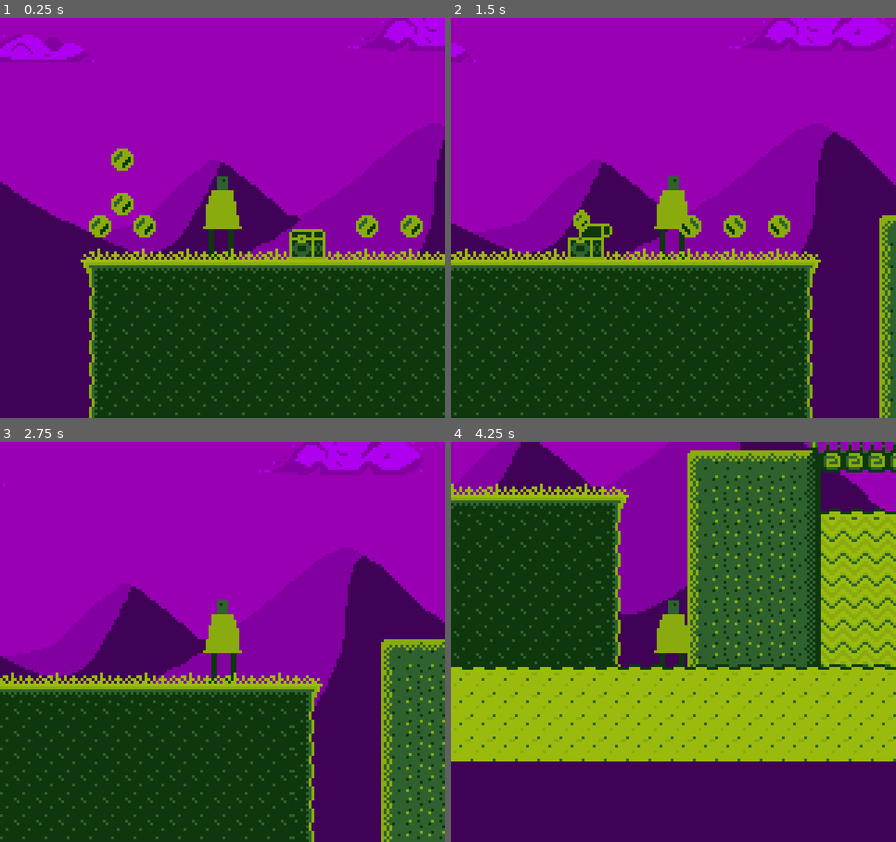
Above: before the commit, frames 1-4 (two rows, left to right).
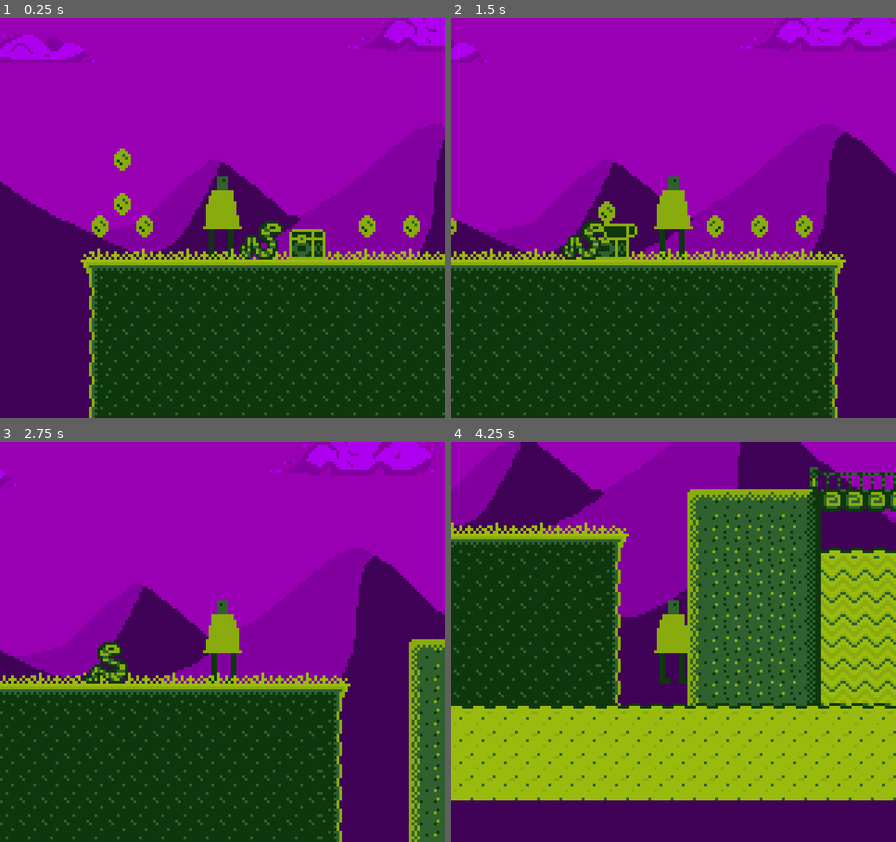
Above: after the commit, the same moments.

Repository: gutino/gamedev_studies
Game: Godot game, scene res://Assets/Levels/Level1/Level1.tscn
Same seed, same stepped clock (60 frames per second), same inputs: the game is played once before the commit and once after it.
Inputs:
- Up to frame 1 (0.25 s): no input
- Up to frame 2 (1.5 s): hold Right (ui_right) from 0.53 s (still down); tap Z (attack) at 0.6 s; tap Space (ui_accept) at 0.77 s; tap Shift (sprint) at 1.35 s
- Up to frame 3 (2.75 s): tap Space (ui_accept) at 1.52 s; release Right (ui_right) at 2.03 s; hold Left (ui_left) from 2.03 s (still down); tap Z (attack) at 2.1 s
- Up to frame 4 (4.25 s): release Left (ui_left) at 2.78 s; hold Right (ui_right) from 2.78 s (still down); tap Shift (sprint) at 2.85 s; tap Space (ui_accept) at 3.02, 3.77 s; tap Z (attack) at 3.6 s

The runs differ from the first frame. In frame 1, 1.4% of the frame differs, in the area x 20-95%, y 32-61%; in frame 2, 15%; in frame 3, 15%; in frame 4, 37%, in the area x 0-100%, y 0-90%.

Commit message:
Added Snake Enemy WIP

Diff:
--- a/TMB_1/Assets/Actors/Characters/OurGuy/OurGuy.tscn
+++ b/TMB_1/Assets/Actors/Characters/OurGuy/OurGuy.tscn
@@ -72,6 +72,9 @@
 func DisengageAttack():
 	self._Attacking = false
 
+func OnDamage():
+	self.get_tree().reload_current_scene()
+
 func _on_JumpTimer_timeout():
 	_IsJumping = false
 
--- /dev/null
+++ b/TMB_1/Assets/Actors/Characters/OurSnek/OurSnek.gd
@@ -0,0 +1,12 @@
+extends KinematicBody2D
+
+func OnBodyEntered(body):
+	if body.has_method("OnDamage"):
+		body.OnDamage()
+	pass
+
+func _physics_process(delta):
+	self.move_and_slide(Vector2(5,5))
+
+func _ready():
+	pass
--- /dev/null
+++ b/TMB_1/Assets/Actors/Characters/OurSnek/OurSnek.tscn
@@ -0,0 +1,64 @@
+[gd_scene load_steps=10 format=2]
+
+[ext_resource path="res://Assets/Actors/Characters/OurSnek/OurSnek.gd" type="Script" id=1]
+[ext_resource path="res://Assets/Actors/Characters/OurSnek/OurSnek.png" type="Texture" id=2]
+
+[sub_resource type="AtlasTexture" id=1]
+atlas = ExtResource( 2 )
+region = Rect2( 0, 0, 16, 16 )
+
+[sub_resource type="AtlasTexture" id=2]
+atlas = ExtResource( 2 )
+region = Rect2( 16, 0, 16, 16 )
+
+[sub_resource type="AtlasTexture" id=3]
+atlas = ExtResource( 2 )
+region = Rect2( 32, 0, 16, 16 )
+
+[sub_resource type="AtlasTexture" id=4]
+atlas = ExtResource( 2 )
+region = Rect2( 48, 0, 16, 16 )
+
+[sub_resource type="SpriteFrames" id=5]
+animations = [ {
+"frames": [ SubResource( 1 ), SubResource( 2 ), SubResource( 3 ), SubResource( 4 ) ],
+"loop": true,
+"name": "New Anim",
+"speed": 4.0
+} ]
+
+[sub_resource type="RectangleShape2D" id=6]
+extents = Vector2( 8, 7.5 )
+
+[sub_resource type="Animation" id=7]
+resource_name = "New Anim"
+length = 2.0
+loop = true
+tracks/0/type = "value"
+tracks/0/path = NodePath("AnimatedSprite:frame")
+tracks/0/interp = 1
+tracks/0/loop_wrap = true
+tracks/0/imported = false
+tracks/0/enabled = true
+tracks/0/keys = {
+"times": PoolRealArray( 0, 0.5, 1, 1.5 ),
+"transitions": PoolRealArray( 1, 1, 1, 1 ),
+"update": 1,
+"values": [ 0, 1, 0, 3 ]
+}
+
+[node name="OurSnek" type="KinematicBody2D"]
+script = ExtResource( 1 )
+
+[node name="AnimatedSprite" type="AnimatedSprite" parent="."]
+frames = SubResource( 5 )
+animation = "New Anim"
+frame = 3
+
+[node name="CollisionShape2D" type="CollisionShape2D" parent="."]
+position = Vector2( 0, 0.5 )
+shape = SubResource( 6 )
+
+[node name="AnimationPlayer" type="AnimationPlayer" parent="."]
+autoplay = "New Anim"
+"anims/New Anim" = SubResource( 7 )
--- a/TMB_1/Assets/Actors/PickUps/Coin/Coin.tscn
+++ b/TMB_1/Assets/Actors/PickUps/Coin/Coin.tscn
@@ -53,6 +53,7 @@
 [node name="Sprite" type="AnimatedSprite" parent="."]
 position = Vector2( 4, -4 )
 frames = SubResource( 9 )
+frame = 3
 playing = true
 
 [node name="CollisionShape2D" type="CollisionShape2D" parent="."]
--- a/TMB_1/Assets/Levels/Level1/Level1.tscn
+++ b/TMB_1/Assets/Levels/Level1/Level1.tscn
@@ -1,17 +1,18 @@
-[gd_scene load_steps=9 format=2]
+[gd_scene load_steps=10 format=2]
 
 [ext_resource path="res://Assets/Actors/Characters/OurGuy/OurGuy.tscn" type="PackedScene" id=1]
 [ext_resource path="res://Assets/Objects/Utils/CoinSpawner/CoinSpawner.tscn" type="PackedScene" id=2]
 [ext_resource path="res://Assets/Levels/Level1/TileSetResource.tres" type="TileSet" id=3]
 [ext_resource path="res://Assets/Levels/Level1/BG01.png" type="Texture" id=4]
 [ext_resource path="res://Assets/Actors/PickUps/Chest/Chest.tscn" type="PackedScene" id=5]
+[ext_resource path="res://Assets/Actors/Characters/OurSnek/OurSnek.tscn" type="PackedScene" id=6]
 
 [sub_resource type="GDScript" id=1]
 script/source = "extends Node
 
 func _input(event):
 	if (Input.is_action_just_pressed(\"ui_cancel\")):
-		get_tree().reload_current_scene()
+		self.get_tree().reload_current_scene()
 "
 
 [sub_resource type="GDScript" id=2]
@@ -108,4 +109,7 @@
 [node name="CoinSpawner6" parent="Coins" instance=ExtResource( 2 )]
 position = Vector2( -40, -8 )
 _Formation = 4
+
+[node name="OurSnek" parent="." instance=ExtResource( 6 )]
+position = Vector2( 21.0331, -7.93701 )
 [connection signal="body_entered" from="KillPlane" to="KillPlane" method="_on_KillPlane_body_entered"]
Binary file added: TMB_1/Assets/Actors/Characters/OurSnek/OurSnek.png
Not shown, added: TMB_1/Assets/Actors/Characters/OurSnek/OurSnek.png.import
